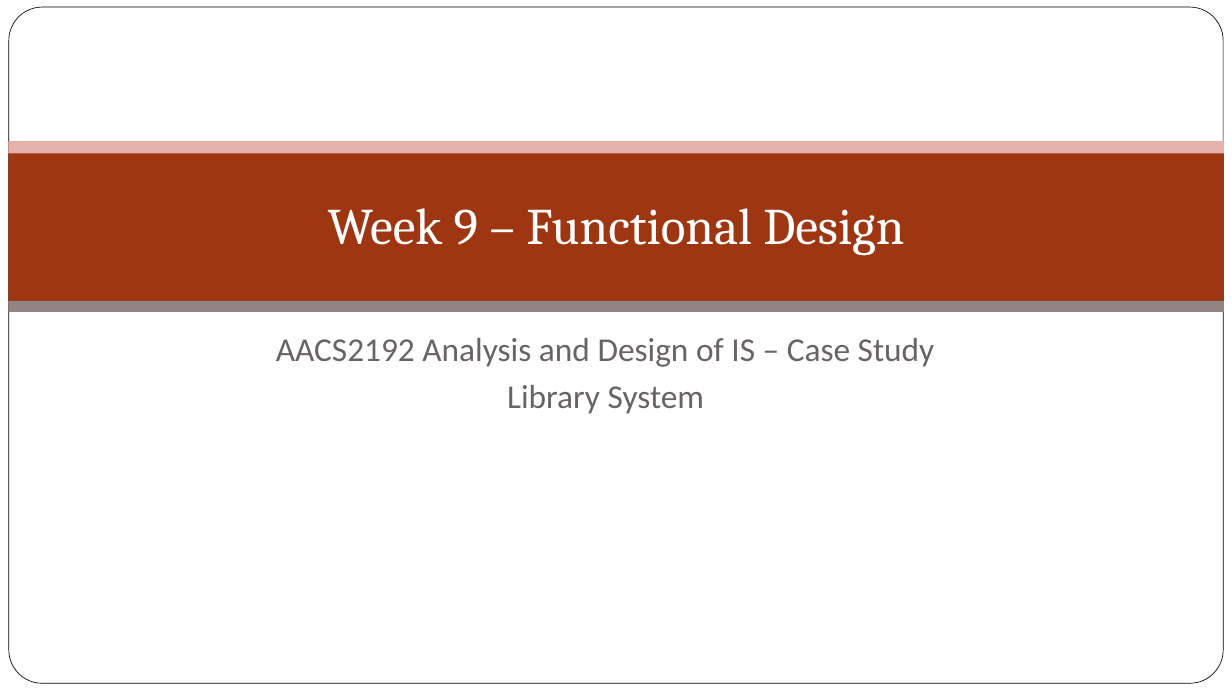
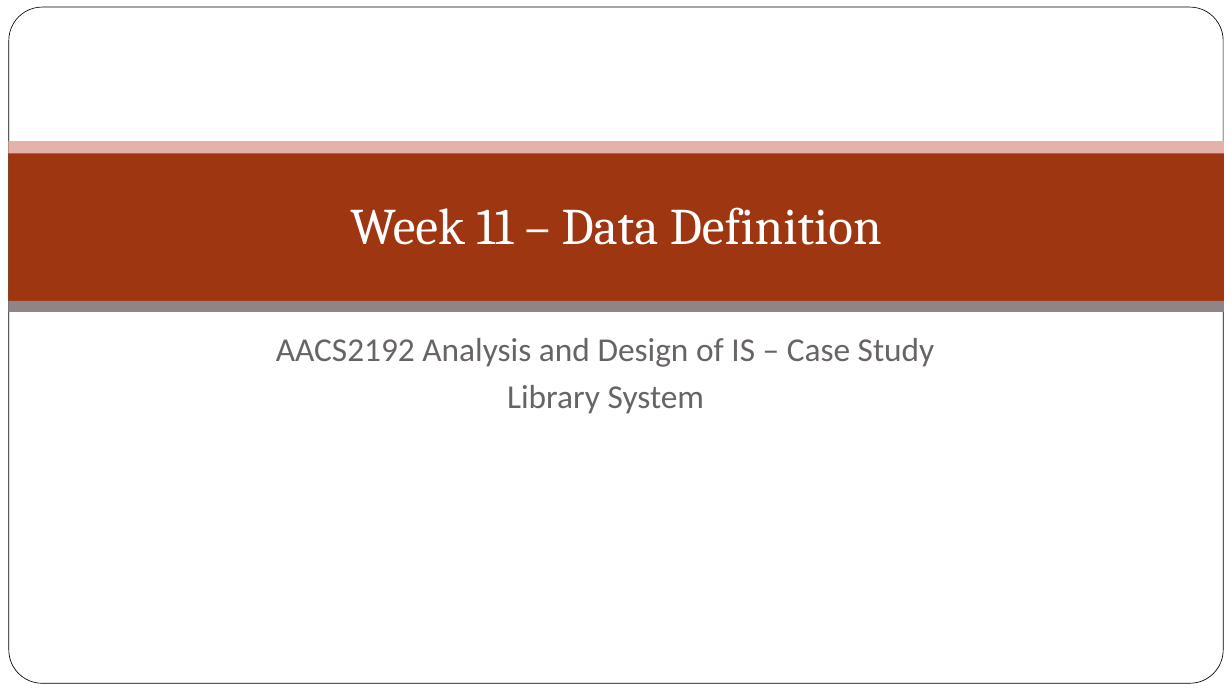
Before and after one commit to jyu1129/Library-System-IS-assignment, a slide deck: slide 1 of Week 9/Week 9 – Functional Design.pptx. Drawn at 1232x693 pixels with LibreOffice and Linux fonts; fonts in the diff are those of the drawing; background and template pictures are left out. Boxes give left, top, right and bottom in pixels: in the first picture for what was removed or moved away, otherwise in the second. Text is boxed around its words. In the diff, an @@ line names an element or a change of style, - is before the commit and + after.

Commit message:
updated week 11 and powerpoint

```diff
--- a/Week 9/Week 9 – Functional Design.pptx
+++ b/Week 9/Week 9 – Functional Design.pptx
@@ title at (350, 207, 882, 245): text changed @@
-Week 9 – Functional Design
+Week 11 – Data Definition
```
Also in this commit, not shown: 1 other slide changed, 28 slides added, 9 slides removed, 2 other files.
